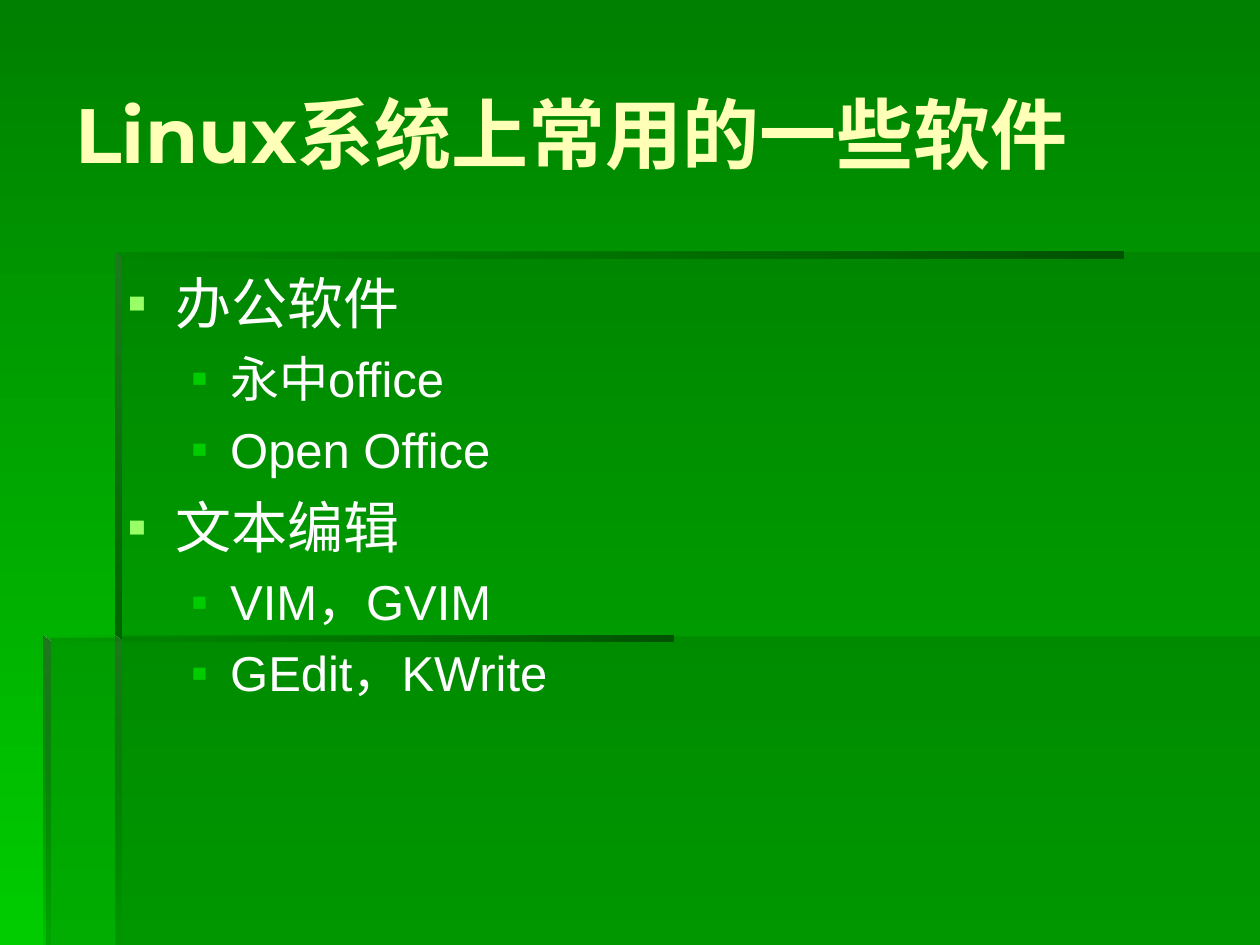
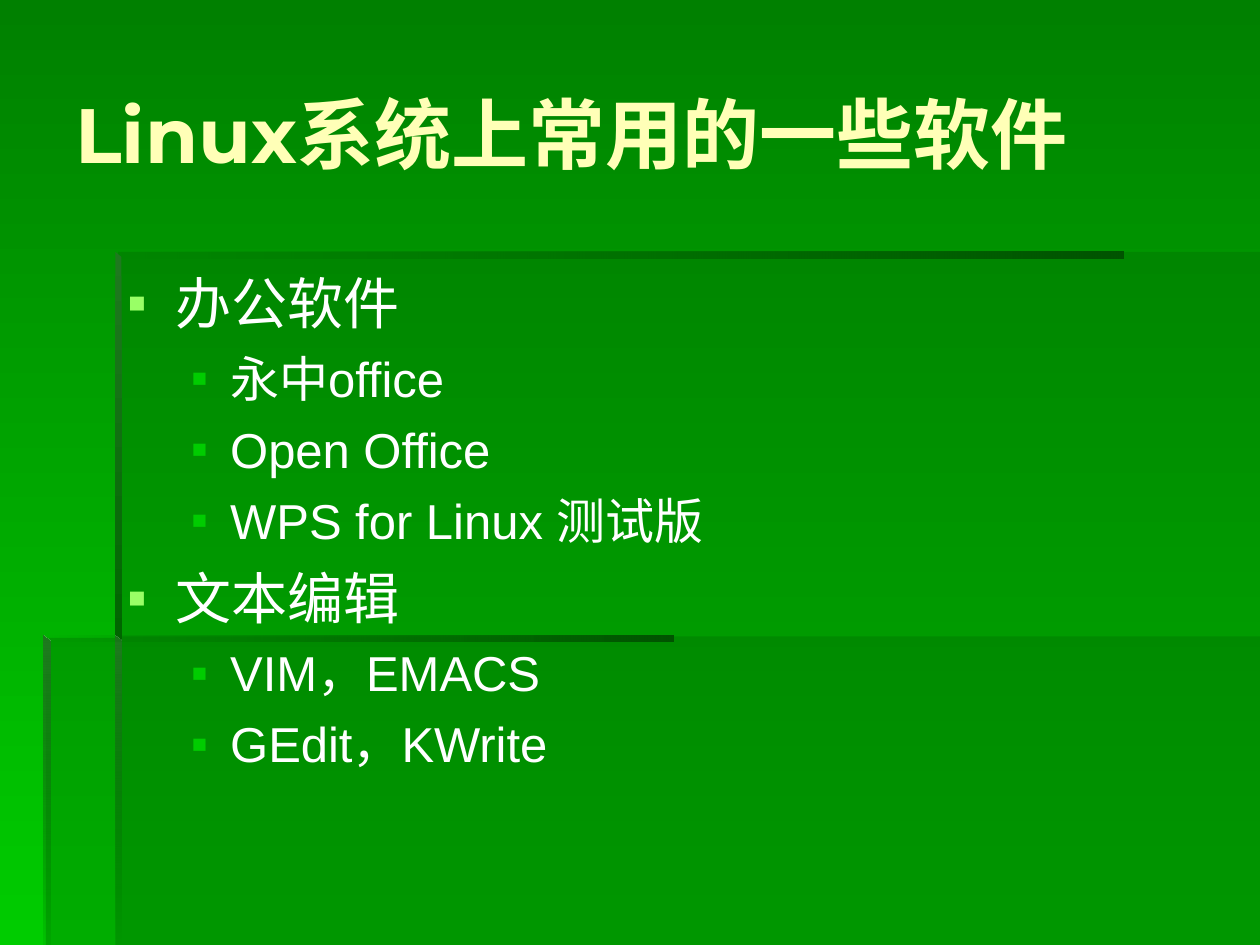
Before and after one commit to origin2007/computer_system, a slide deck: slide 48 of 06软件基础之操作系统.ppt. Drawn at 1260x945 pixels with LibreOffice and Linux fonts; fonts in the diff are those of the drawing. Boxes give left, top, right and bottom in pixels: in the first picture for what was removed or moved away, otherwise in the second. Text is boxed around its words. In the diff, an @@ line names an element or a change of style, - is before the commit and + after.

```diff
--- a/06软件基础之操作系统.ppt
+++ b/06软件基础之操作系统.ppt
@@ text at (x1=230, y1=497, x2=704, y2=543): paragraph added @@
+  ▪ WPS for Linux 测试版
@@ text at (x1=230, y1=656, x2=540, y2=696): text changed @@
-  ▪ VIM，GVIM
+  ▪ VIM，EMACS
```
Also in this commit, not shown: 51 other slides changed, 1 slide added, 1 slide removed, 6 other files.
